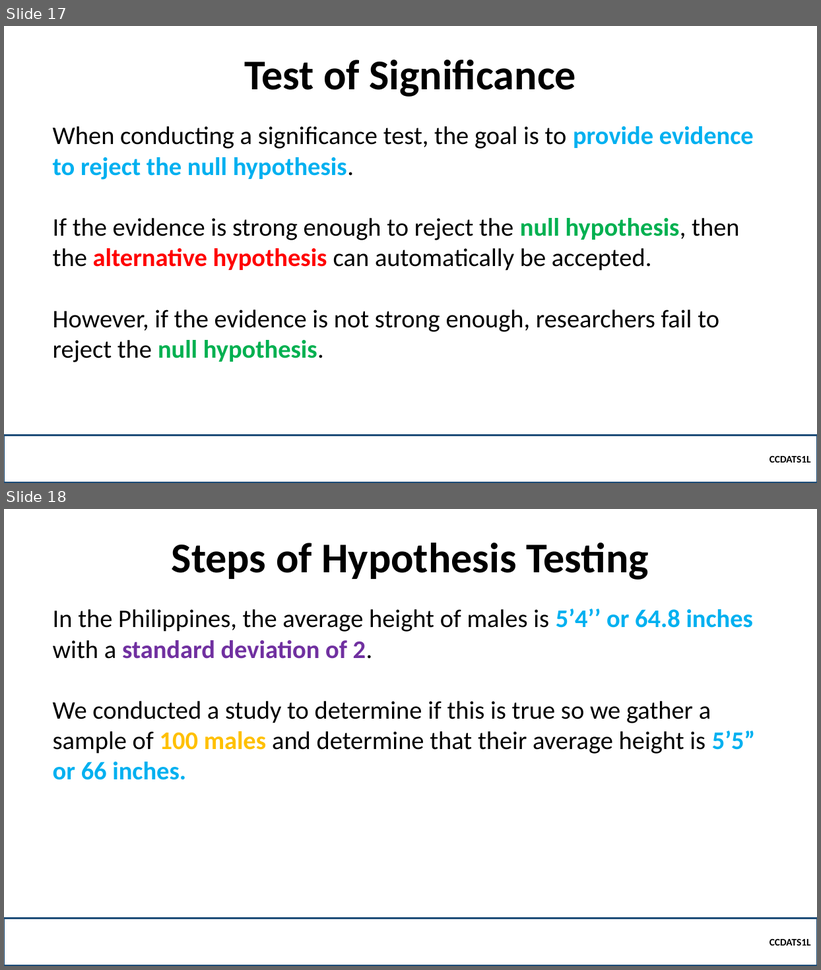
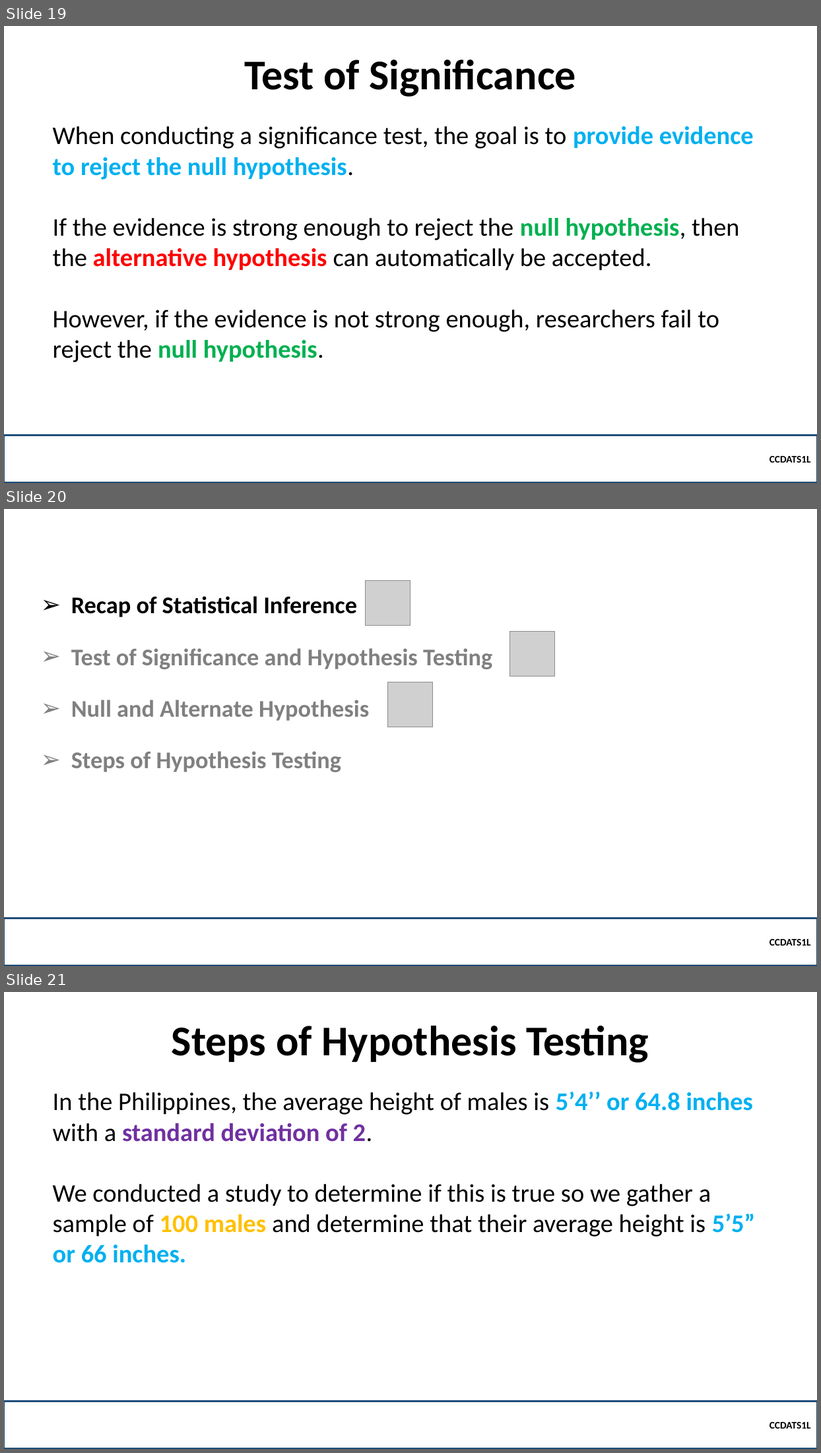
Before and after one commit to robitussin/CCDATS1L, a slide deck: week 10/Test of Significance.pptx. Shown one above the other, each under a label of ours: slides 17 and 18 before the commit, slides 19, 20 and 21 after it. The pictures are 821x970 and 821x1453 pixels, drawn with LibreOffice and Linux fonts; fonts in the diff are those of the drawing; grey boxes stand for pictures; background and template pictures are left out. Boxes give left, top, right and bottom in pixels: in the first picture for what was removed or moved away, otherwise in the second. Text is boxed around its words. In the diff, an @@ line names an element or a change of style, - is before the commit and + after.

```diff
--- a/week 10/Test of Significance.pptx
+++ b/week 10/Test of Significance.pptx
@@ slide 20 added at (4,509,817,966), background #FFFFFF @@
@@ picture added at (366,581,411,626) @@
@@ text added at (71,596,492,772), 28.3 pt, text #808080, bold @@
+➢ Recap of Statistical Inference
+➢ Test of Significance and Hypothesis Testing
+➢ Null and Alternate Hypothesis
+➢ Steps of Hypothesis Testing
@@ picture added at (510,632,556,677) @@
@@ picture added at (388,682,434,727) @@
@@ rectangle added at (4,918,817,966), outline #1F4E79 2.25 pt, 12 pt, text #000000, bold @@
+  CCDATS1L
@@ what was slide 17 is now slide 19 @@
@@ what was slide 18 is now slide 21 @@
```
Also in this commit, not shown: 2 other slides added, 2 other files.
